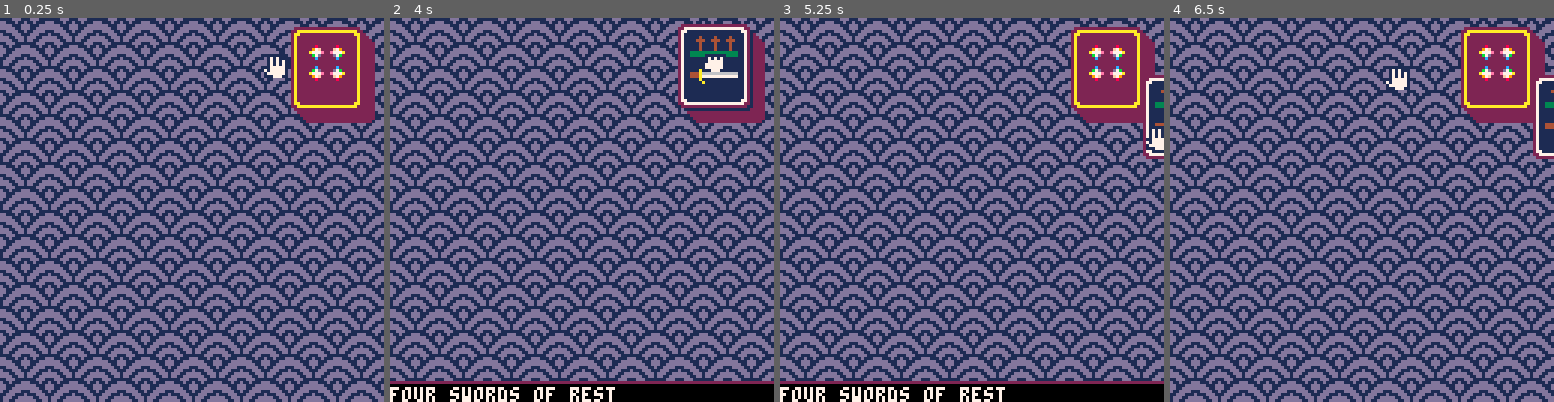
Above: before the commit, frames 1-4 (left to right).
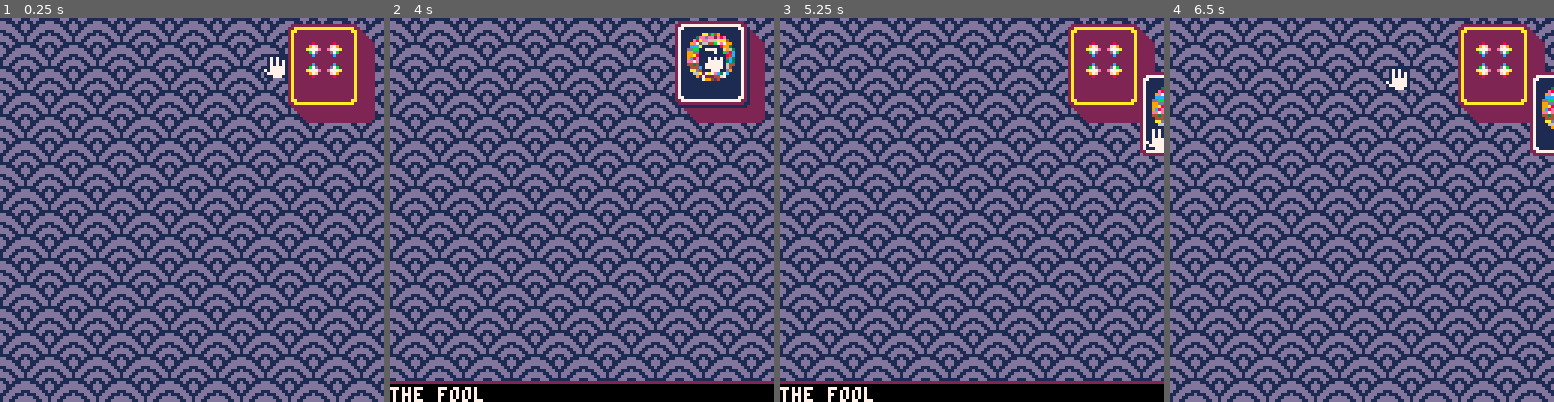
Above: after the commit, the same moments.

Repository: alxgnon/pico-8
Game: PICO-8 cartridge tarot.p8
The game is run twice, just before and just after one commit, with the same random seed, the same clock (stepped at 60 frames per second) and the same inputs.
Inputs:
- Up to frame 1 (0.25 s): no input
- Up to frame 2 (4 s): tap O (Z key) at 0.33, 0.7, 1.43, 2.22, 3.1, 3.98 s; tap X (X key) at 1.07, 2.07, 2.4, 2.73, 3.07, 3.4, 3.73 s; hold Left 1.97-2.37 s; hold Down 2.42-2.82 s; hold Right 2.87-3.53 s; hold Up from 3.58 s (still down)
- Up to frame 3 (5.25 s): tap X (X key) every 0.33 s from 4.07 to 5.07 s; release Up at 4.08 s; hold Right 4.13-4.53 s; hold Down 4.58-5.08 s; tap O (Z key) at 4.87 s; hold Left from 5.13 s (still down)
- Up to frame 4 (6.5 s): tap X (X key) every 0.33 s from 5.4 to 6.4 s; tap O (Z key) at 5.75 s; release Left at 5.8 s; hold Up 5.85-6.18 s; hold Left from 6.23 s (still down)

The runs differ from the first frame. In frame 1, 1.7% of the frame differs, in the area x 75-94%, y 1-24%; in frame 2, 3.8%, in the area x 0-95%, y 0-100%; in frame 3, 3.3%; in frame 4, 2.5%.

Commit message:
ace of wands, king of wands

Diff:
--- a/tarot.p8
+++ b/tarot.p8
@@ -23,12 +23,13 @@
 {138,"four cups of choice"},
 {140,"five cups of regret"},
 {142,"six cups of pleasure"},
---{196,"a wand"},
+{196,"a wand of fire"},
 --{198,"two wands"},
 --{200,"three wands"},
 --{202,"four wands"},
 --{204,"five wands"},
 --{206,"six wands"},
+{238,"king of wands (the volcano)"},
 }
 -->8
 function new_card(sprite, name)
Not shown, changed: 32 lines of the sprite sheet (__gfx__) section of tarot.p8
